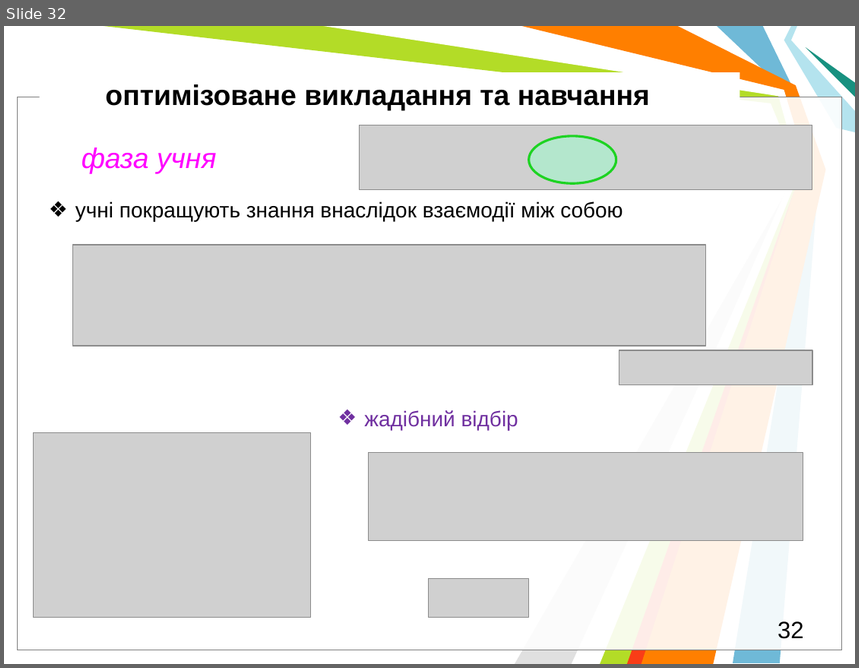
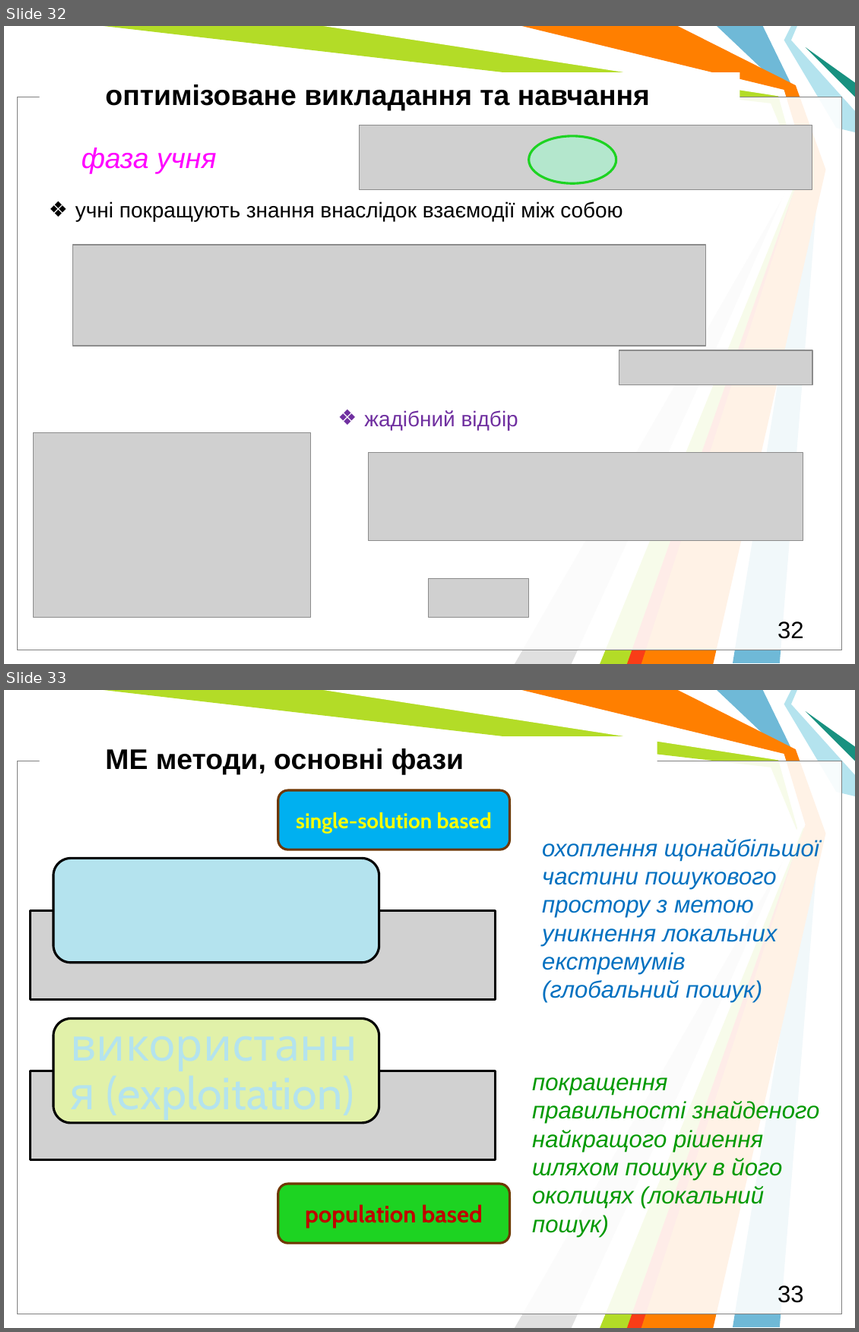
Before and after one commit to l432/NMK, a slide deck: Lecture/DAAD/DAAD_MetaH.pptm. Shown one above the other, each under a label of ours: slide 32 before the commit, slides 32 and 33 after it. The pictures are 859x668 and 859x1332 pixels, drawn with LibreOffice and Linux fonts; fonts in the diff are those of the drawing; grey boxes stand for pictures; background and template pictures are left out. Boxes give left, top, right and bottom in pixels: in the first picture for what was removed or moved away, otherwise in the second. Text is boxed around its words. In the diff, an @@ line names an element or a change of style, - is before the commit and + after.

```diff
--- a/Lecture/DAAD/DAAD_MetaH.pptm
+++ b/Lecture/DAAD/DAAD_MetaH.pptm
@@ slide 33 added at (4,690,855,1328), background #FFFFFF; not listed: 11 template elements that a slide beside it also shows @@
@@ text added at (105,749,464,774), 24 pt, text #000000, bold @@
+МЕ методи, основні фази
@@ rounded rectangle added at (278,790,509,850), fill #00B0F0, outline #703800 2 pt, 18 pt, text #FFFF00, bold @@
+single-solution based
@@ text added at (542,839,819,1003), 20 pt, text #0070C0, italic @@
+охоплення щонайбільшої частини пошукового простору з метою уникнення локальних екстремумів (глобальний пошук)
@@ group added at (31,859,496,1160): 2 rectangles, 2 rounded rectangles, 2 texts @@
+розвідка (exploration)
+використання (exploitation)
@@ text added at (532,1078,820,1237), 20 pt, text #009900, italic @@
+покращення правильності знайденого найкращого рішення шляхом пошуку в його околицях (локальний пошук)
@@ rounded rectangle added at (278,1184,509,1243), fill #1DD322, outline #703800 2 pt, 20 pt, text #C00000, bold @@
+population based
@@ page number added at (778,1286,804,1303), 20 pt, text #000000 @@
+33
```
Also in this commit, not shown: 1 slide changed, 4 other slides added.
